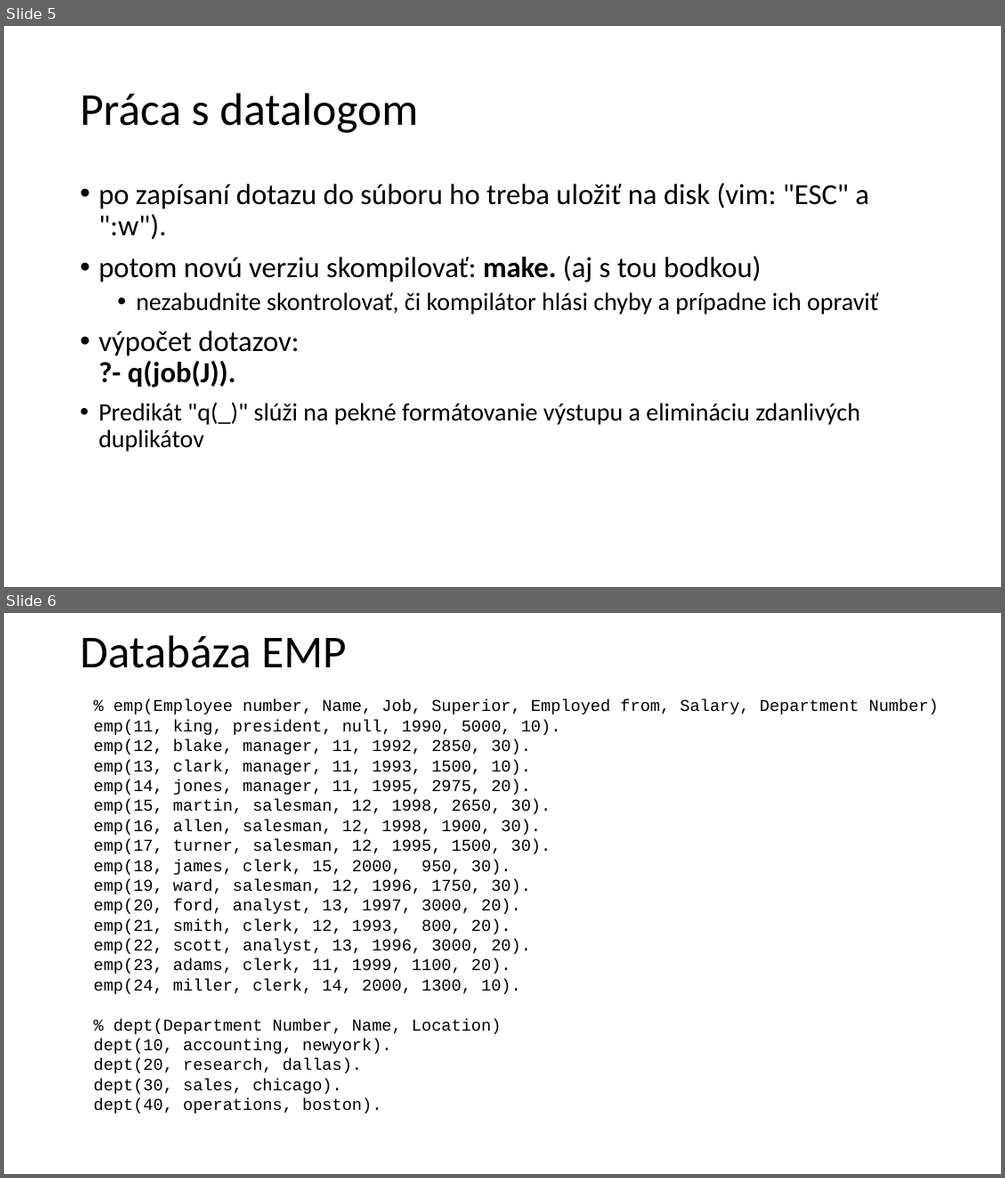
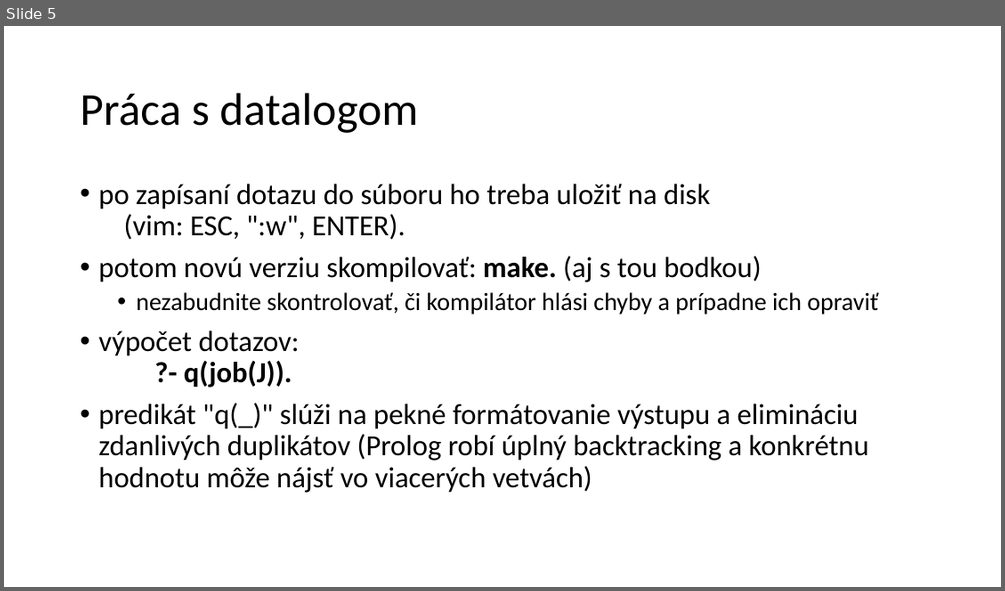
Before and after one commit to janmazak/db_praktikum, a slide deck: materialy/02/datalog.pptx. Shown one above the other, each under a label of ours: slides 5 and 6 before the commit, slide 5 after it. The pictures are 1005x1178 and 1005x591 pixels, drawn with LibreOffice and Linux fonts; fonts in the diff are those of the drawing. Boxes give left, top, right and bottom in pixels: in the first picture for what was removed or moved away, otherwise in the second. Text is boxed around its words. In the diff, an @@ line names an element or a change of style, - is before the commit and + after.

```diff
--- a/materialy/02/datalog.pptx
+++ b/materialy/02/datalog.pptx
@@ slide 6 removed at (4, 613, 1001, 1174), background #FFFFFF @@
@@ text removed at (80, 635, 346, 668) @@
-Databáza EMP
@@ text removed at (94, 699, 938, 1113) @@
-% emp(Employee number, Name, Job, Superior, Employed from, Salary, Department Number)
-emp(11, king, president, null, 1990, 5000, 10).
-emp(12, blake, manager, 11, 1992, 2850, 30).
-emp(13, clark, manager, 11, 1993, 1500, 10).
-emp(14, jones, manager, 11, 1995, 2975, 20).
-emp(15, martin, salesman, 12, 1998, 2650, 30).
-emp(16, allen, salesman, 12, 1998, 1900, 30).
-emp(17, turner, salesman, 12, 1995, 1500, 30).
-emp(18, james, clerk, 15, 2000, 950, 30).
-emp(19, ward, salesman, 12, 1996, 1750, 30).
-emp(20, ford, analyst, 13, 1997, 3000, 20).
-emp(21, smith, clerk, 12, 1993, 800, 20).
-emp(22, scott, analyst, 13, 1996, 3000, 20).
-emp(23, adams, clerk, 11, 1999, 1100, 20).
-emp(24, miller, clerk, 14, 2000, 1300, 10).
-% dept(Department Number, Name, Location)
-dept(10, accounting, newyork).
-dept(20, research, dallas).
-dept(30, sales, chicago).
-dept(40, operations, boston).
@@ slide 5 changed as well @@
@@ text at (98, 184, 710, 240): text changed @@
-• po zapísaní dotazu do súboru ho treba uložiť na disk (vim: "ESC" a ":w").
+• po zapísaní dotazu do súboru ho treba uložiť na disk
+(vim: ESC, ":w", ENTER).
@@ text at (98, 402, 869, 492): text changed; size 24 to 28 pt @@
-• Predikát "q(_)" slúži na pekné formátovanie výstupu a elimináciu zdanlivých duplikátov
+• predikát "q(_)" slúži na pekné formátovanie výstupu a elimináciu zdanlivých duplikátov (Prolog robí úplný backtracking a konkrétnu hodnotu môže nájsť vo viacerých vetvách)
```
Also in this commit, not shown: 5 other slides changed, 12 other files.
